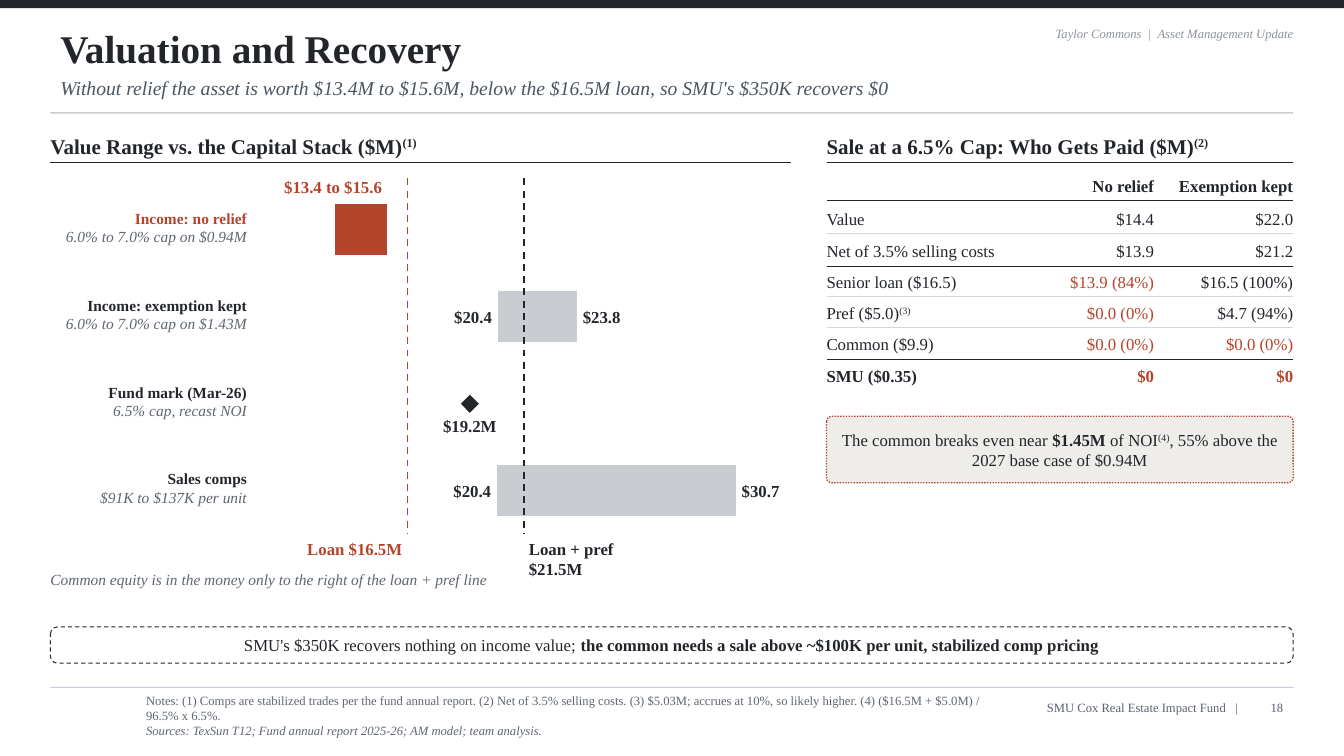
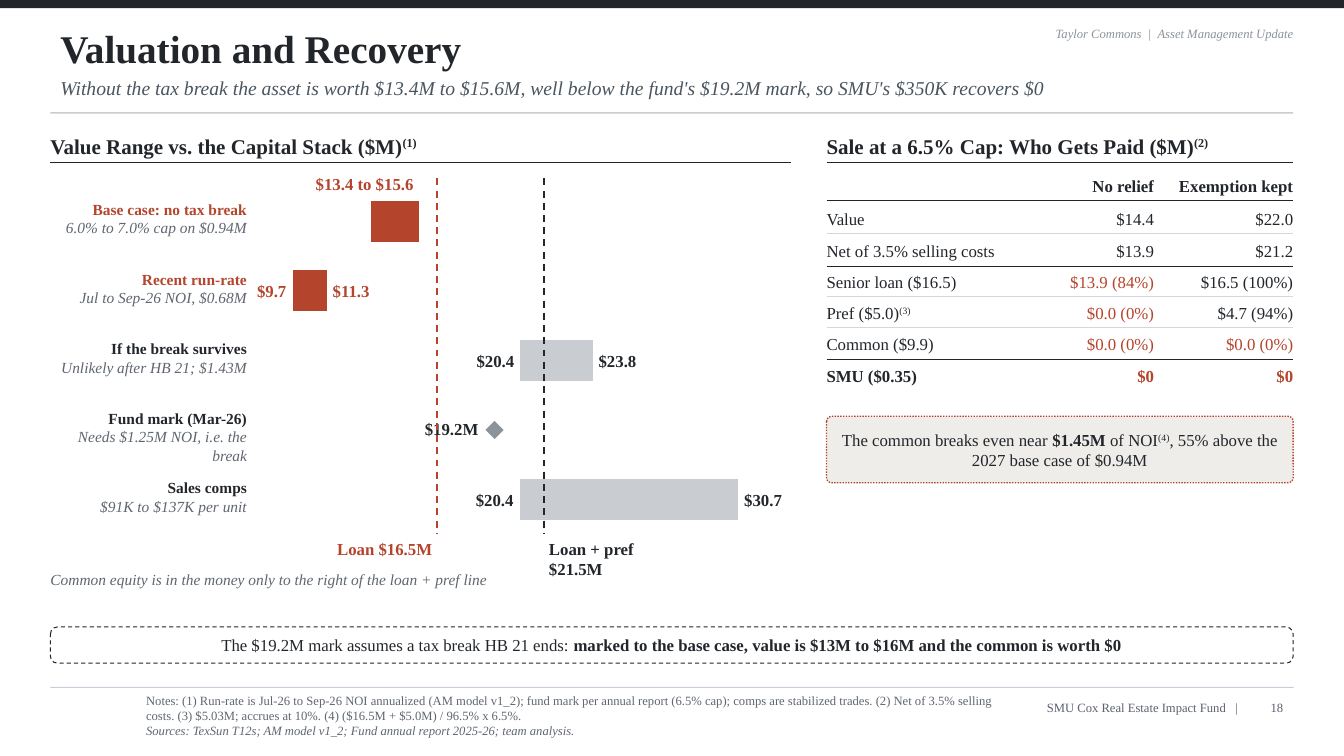
Before and after one commit to stephanabedi01-source/Skill-Builder-Twin-Star, a slide deck: slide 18 of TaylorCommons/_build/step_market.pptx. Drawn at 1344x756 pixels with LibreOffice and Linux fonts; fonts in the diff are those of the drawing; background and template pictures are left out. Boxes give left, top, right and bottom in pixels: in the first picture for what was removed or moved away, otherwise in the second. Text is boxed around its words. In the diff, an @@ line names an element or a change of style, - is before the commit and + after.

```diff
--- a/TaylorCommons/_build/step_market.pptx
+++ b/TaylorCommons/_build/step_market.pptx
@@ text at <box>60,81,1044,99</box>: text changed @@
-Without relief the asset is worth $13.4M to $15.6M, below the $16.5M loan, so SMU's $350K recovers $0
+Without the tax break the asset is worth $13.4M to $15.6M, well below the fund's $19.2M mark, so SMU's $350K recovers $0
@@ text "$13.4 to $15.6": place and size @@
-text "$13.4 to $15.6" at <box>284,181,382,194</box>
+text "$13.4 to $15.6" at <box>316,178,414,191</box>
@@ line moved from (407, 178) - (407, 534) to (438, 178) - (438, 534) @@
@@ line moved from (524, 178) - (524, 534) to (544, 178) - (544, 534) @@
@@ text "Base case: no tax break": place and size @@
-text "Base case: no tax break" at <box>66,213,247,246</box>
+text "Base case: no tax break" at <box>66,204,247,237</box>
@@ text at <box>93,204,246,215</box>: text changed @@
-Income: no relief
+Base case: no tax break
@@ bar stacked chart at <box>257,187,766,534</box> @@
-categories: 1, 2, 3, 4
+categories: 1, 2, 3, 4, 5
-Series 1: 66, 100, -, 100
+Series 1: 66, 47, 100, -, 100
-Series 2: 11, 17, -, 50
+Series 2: 11, 8, 17, -, 50
@@ value axis changed @@
@@ text added at <box>80,275,247,307</box>, 11 pt, text #5F6670, italic @@
+Recent run-rate
+Jul to Sep-26 NOI, $0.68M
@@ text added at <box>257,285,286,298</box>, 12 pt, text #B4442C, bold @@
+$9.7
@@ text added at <box>333,285,370,298</box>, 12 pt, text #B4442C, bold @@
+$11.3
@@ text removed at <box>66,300,247,333</box> @@
-Income: exemption kept
-6.0% to 7.0% cap on $1.43M
@@ text added at <box>61,343,247,376</box>, 11 pt, text #5F6670, italic @@
+If the break survives
+Unlikely after HB 21; $1.43M
@@ text "$20.4": place and size @@
-text "$20.4" at <box>454,311,492,325</box>
+text "$20.4" at <box>477,355,515,369</box>
@@ text "$23.8": place and size @@
-text "$23.8" at <box>583,311,621,324</box>
+text "$23.8" at <box>599,355,637,369</box>
@@ text "Fund mark (Mar-26)": place and size @@
-text "Fund mark (Mar-26)" at <box>108,387,247,420</box>
+text "Fund mark (Mar-26)" at <box>78,413,247,461</box>
@@ text "$19.2M": place and size @@
-text "$19.2M" at <box>443,420,497,434</box>
+text "$19.2M" at <box>425,423,479,440</box>
@@ text "$19.2M" at <box>425,423,479,440</box>: alignment centre to right @@
@@ text at <box>78,431,247,461</box>: text changed @@
-6.5% cap, recast NOI
+Needs $1.25M NOI, i.e. the break
@@ diamond: place and size @@
-diamond at <box>461,395,479,413</box>
+diamond at <box>486,420,504,439</box>
@@ diamond at <box>486,420,504,439</box>: fill #22262B to #8C939A @@
@@ text "Sales comps": place and size @@
-text "Sales comps" at <box>100,473,247,507</box>
+text "Sales comps" at <box>100,482,247,515</box>
@@ text "$20.4": place and size @@
-text "$20.4" at <box>453,485,491,499</box>
+text "$20.4" at <box>476,494,514,507</box>
@@ text "$30.7": place and size @@
-text "$30.7" at <box>742,485,780,499</box>
+text "$30.7" at <box>744,494,782,508</box>
@@ text "Loan $16.5M": place and size @@
-text "Loan $16.5M" at <box>307,543,403,556</box>
+text "Loan $16.5M" at <box>337,543,433,556</box>
@@ text "Loan + pref $21.5M": place and size @@
-text "Loan + pref $21.5M" at <box>529,543,613,576</box>
+text "Loan + pref $21.5M" at <box>549,543,633,576</box>
@@ text in rounded rectangle at <box>221,639,1121,654</box>: text changed @@
-SMU's $350K recovers nothing on income value; the common needs a sale above ~$100K per unit, stabilized comp pricing
+The $19.2M mark assumes a tax break HB 21 ends: marked to the base case, value is $13M to $16M and the common is worth $0
@@ text at <box>146,696,992,738</box>: text changed @@
-Notes: (1) Comps are stabilized trades per the fund annual report. (2) Net of 3.5% selling costs. (3) $5.03M; accrues at 10%, so likely higher. (4) ($16.5M + $5.0M) / 96.5% x 6.5%.
-Sources: TexSun T12; Fund annual report 2025-26; AM model; team analysis.
+Notes: (1) Run-rate is Jul-26 to Sep-26 NOI annualized (AM model v1_2); fund mark per annual report (6.5% cap); comps are stabilized trades. (2) Net of 3.5% selling costs. (3) $5.03M; accrues at 10%. (4) ($16.5M + $5.0M) / 96.5% x 6.5%.
+Sources: TexSun T12s; AM model v1_2; Fund annual report 2025-26; team analysis.
```
Also in this commit, not shown: 4 slides added, 4 slides removed, 17 other files.
